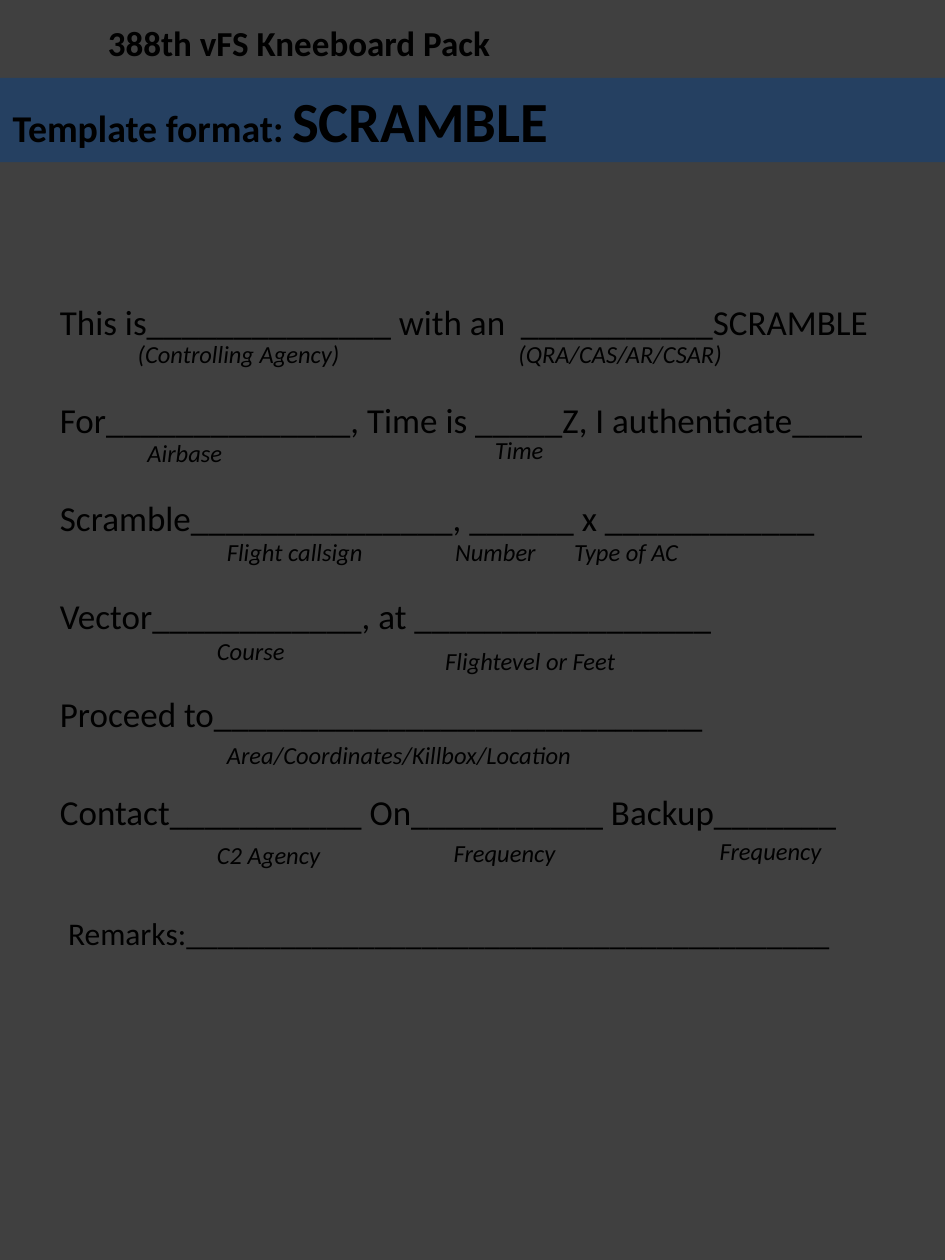
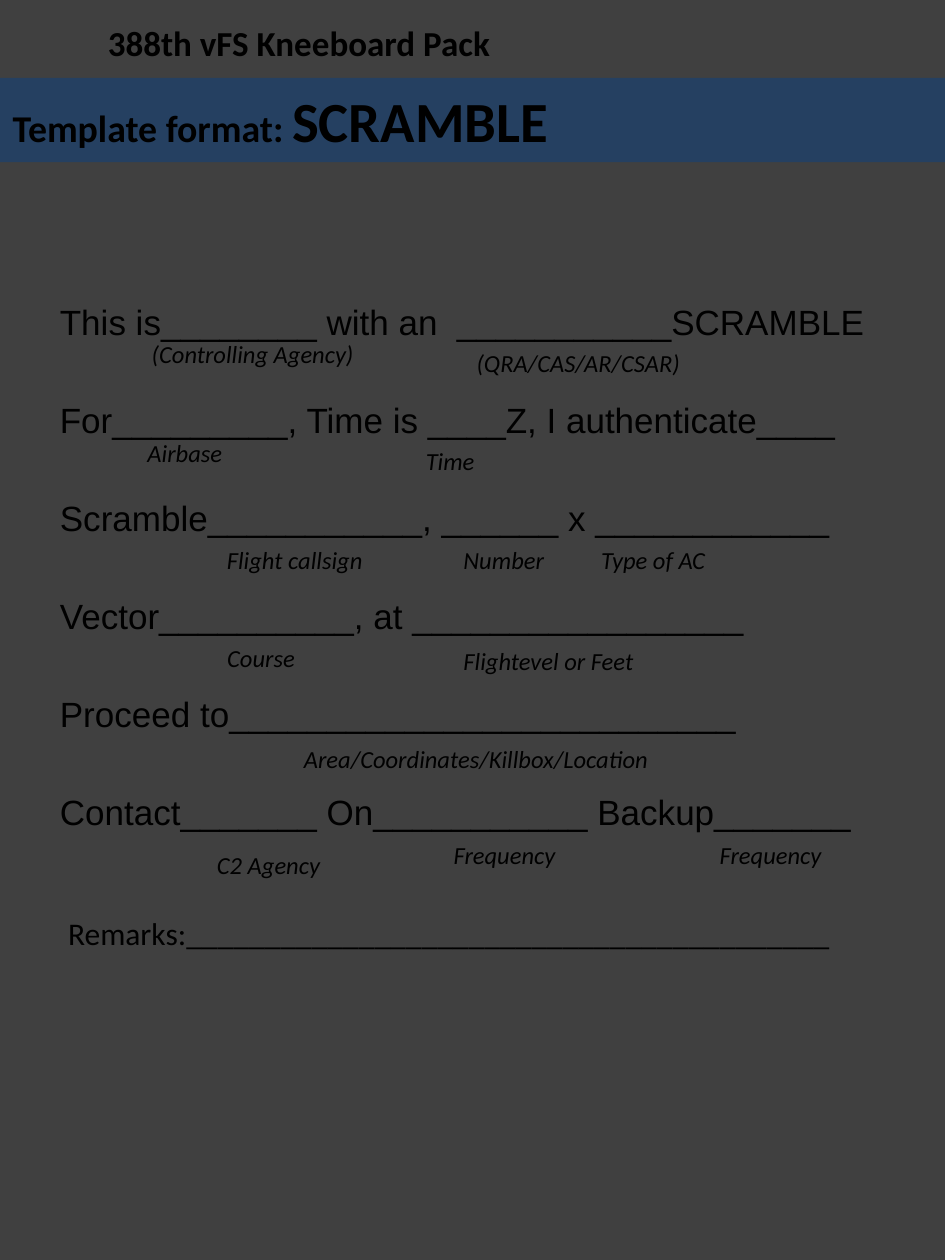
Before and after one commit to 132nd-vWing/132-TRP-388, a slide deck: slide 48 of Kneeboard Pack/388 Kneeboard Pack.pptx (slide 45 before the commit). Drawn at 945x1260 pixels with LibreOffice and Linux fonts; fonts in the diff are those of the drawing; background and template pictures are left out. Boxes give left, top, right and bottom in pixels: in the first picture for what was removed or moved away, otherwise in the second. Text is boxed around its words. In the diff, an @@ line names an element or a change of style, - is before the commit and + after.

```diff
--- a/Kneeboard Pack/388 Kneeboard Pack.pptx
+++ b/Kneeboard Pack/388 Kneeboard Pack.pptx
@@ text at (x1=60, y1=310, x2=864, y2=832): text changed; font Calibri to Arial @@
-This is______________ with an ___________SCRAMBLE
-For______________, Time is _____Z, I authenticate____
-Scramble_______________, ______ x ____________
-Vector____________, at _________________
-Proceed to____________________________
-Contact___________ On___________ Backup_______
+This is________ with an ___________SCRAMBLE
+For_________, Time is ____Z, I authenticate____
+Scramble___________, ______ x ____________
+Vector__________, at _________________
+Proceed to__________________________
+Contact_______ On___________ Backup_______
@@ text "(Controlling Agency)" moved from (x1=138, y1=345, x2=340, y2=367) to (x1=152, y1=345, x2=354, y2=367) @@
@@ text "(QRA/CAS/AR/CSAR)" moved from (x1=518, y1=346, x2=721, y2=366) to (x1=477, y1=355, x2=680, y2=375) @@
@@ text "Time" moved from (x1=495, y1=442, x2=544, y2=459) to (x1=426, y1=453, x2=475, y2=470) @@
@@ text "Flight callsign" moved from (x1=227, y1=544, x2=362, y2=565) to (x1=227, y1=552, x2=362, y2=573) @@
@@ text "Number" moved from (x1=455, y1=544, x2=536, y2=561) to (x1=463, y1=552, x2=544, y2=569) @@
@@ text "Type of AC" moved from (x1=574, y1=544, x2=677, y2=565) to (x1=601, y1=552, x2=705, y2=573) @@
@@ text "Course" moved from (x1=217, y1=644, x2=285, y2=660) to (x1=227, y1=651, x2=295, y2=667) @@
@@ text "Flightevel or Feet" moved from (x1=445, y1=653, x2=615, y2=674) to (x1=463, y1=653, x2=633, y2=674) @@
@@ text "Area/Coordinates/Killbox/Location" moved from (x1=227, y1=747, x2=571, y2=765) to (x1=304, y1=751, x2=648, y2=769) @@
@@ text "Frequency" moved from (x1=720, y1=844, x2=822, y2=864) to (x1=720, y1=848, x2=822, y2=868) @@
@@ text "C2 Agency" moved from (x1=217, y1=848, x2=320, y2=868) to (x1=217, y1=858, x2=320, y2=878) @@
```
Also in this commit, not shown: 28 other slides changed, 4 slides added, 1 slide removed, 2 other files.
